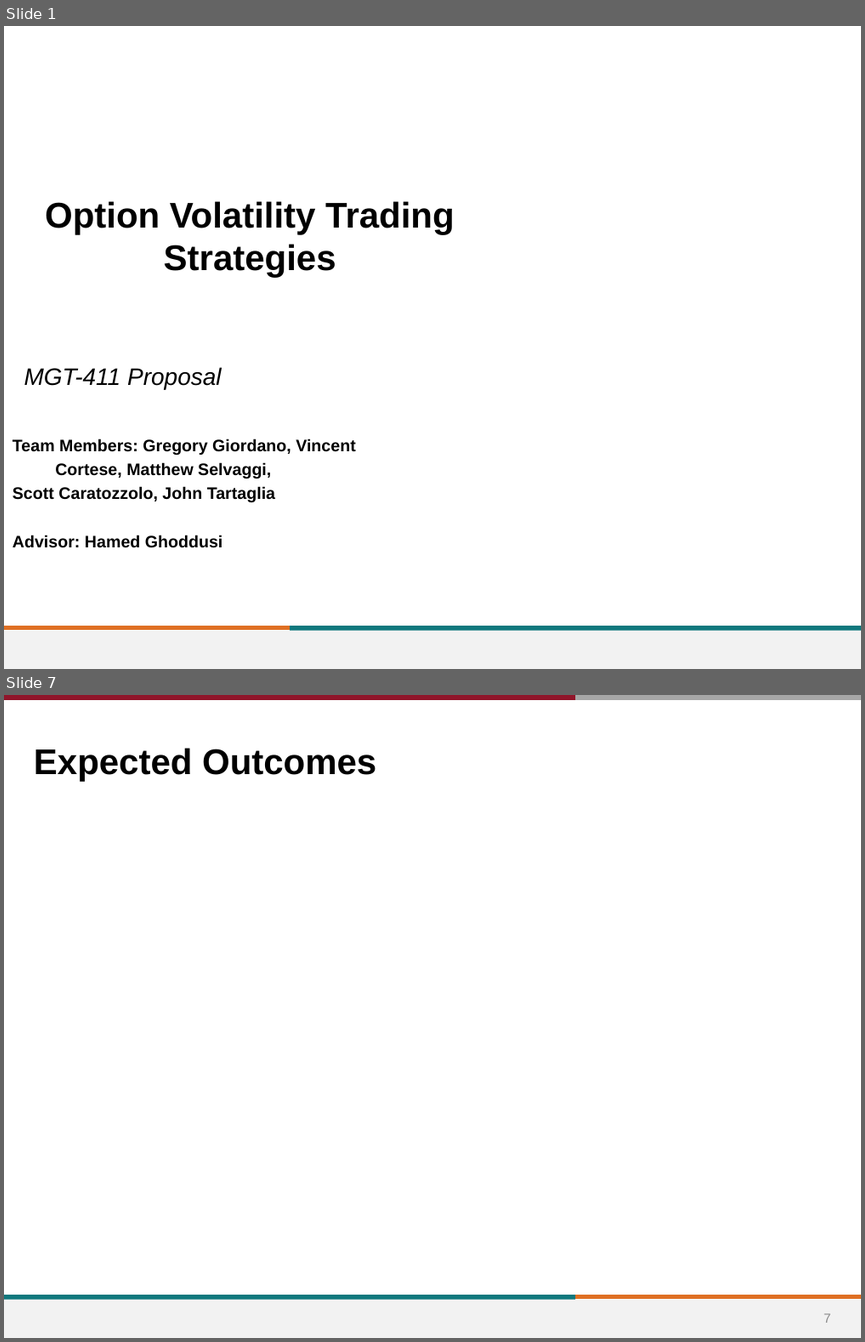
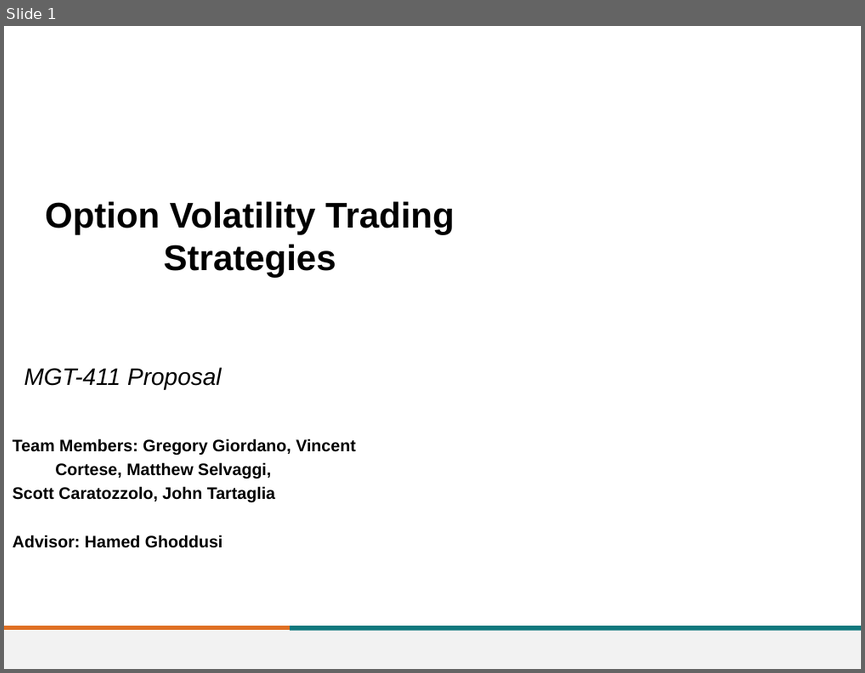
Before and after one commit to greggiordano12/MGT-411, a slide deck: Proposal/Options_Proposal.pptx. Shown one above the other, each under a label of ours: slides 1 and 7 before the commit, slide 1 after it; the slides between them are not shown. The pictures are 865x1342 and 865x673 pixels, drawn with LibreOffice and Linux fonts; fonts in the diff are those of the drawing; background and template pictures are left out. Boxes give left, top, right and bottom in pixels: in the first picture for what was removed or moved away, otherwise in the second. Text is boxed around its words. In the diff, an @@ line names an element or a change of style, - is before the commit and + after.

```diff
--- a/Proposal/Options_Proposal.pptx
+++ b/Proposal/Options_Proposal.pptx
@@ slide 7 removed at (x1=4, y1=695, x2=861, y2=1338), background #FFFFFF; not listed: 1 template element that a slide beside it also shows @@
@@ line removed from (4, 698) to (575, 698) @@
@@ line removed from (575, 698) to (861, 698) @@
@@ title removed at (x1=34, y1=748, x2=376, y2=781) @@
-Expected Outcomes
@@ line removed from (4, 1297) to (575, 1297) @@
@@ line removed from (575, 1297) to (861, 1297) @@
@@ page number removed at (x1=823, y1=1313, x2=831, y2=1322) @@
-7
```
Also in this commit, not shown: 7 slides changed, 2 slides added, 2 other slides removed, 9 other files.
